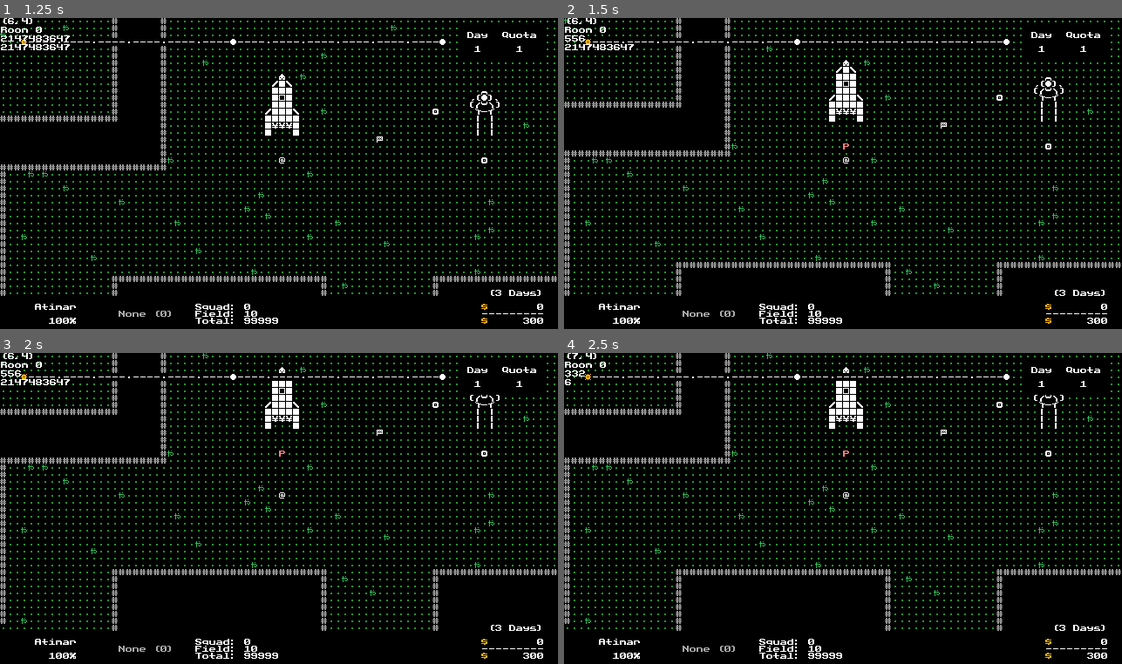
Above: before the commit, frames 1-4 (two rows, left to right).
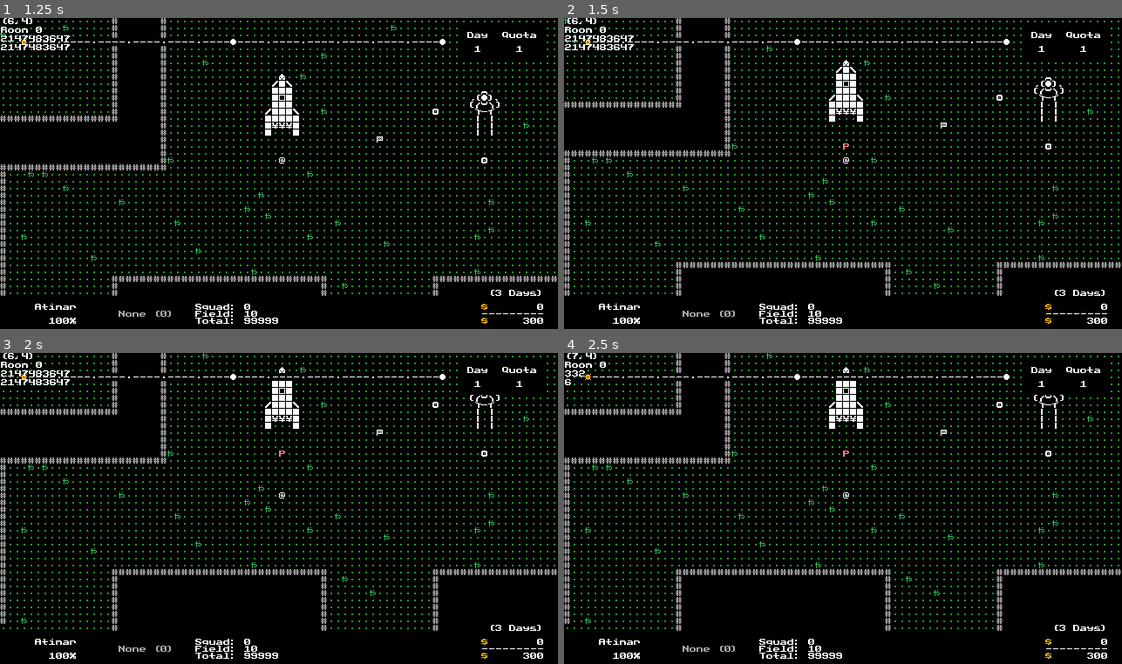
Above: after the commit, the same moments.

Repository: w00tyd00d/Roguemin
Game: Godot game, scene res://prefabs/main.tscn
Two runs of this game, one before a commit and one after it. Both use one fixed random seed, a clock stepped at 60 frames per second and the inputs below.
Inputs (mouse positions are in pixels of both pictures, inside the frame that each line leads up to):
- Up to frame 1 (1.25 s): tap Enter (c_confirm) at 0.5 s; move the mouse to (279, 157) at 0.52 s; hold E (c_cycle_right) from 0.53 s (still down); tap A (c_attack) at 0.6 s; click (279, 157) at 0.67 s
- Up to frame 2 (1.5 s): tap Enter (c_confirm) at 1.25 s; move the mouse to (731, 189) at 1.27 s; release E (c_cycle_right) at 1.28 s; hold Down (c_down) from 1.28 s (still down); tap Z (c_camera) at 1.35 s
- Up to frame 3 (2 s): keep holding Down (c_down)
- Up to frame 4 (2.5 s): move the mouse to (898, 440) at 2.02 s; release Down (c_down) at 2.03 s; hold E (c_cycle_right) from 2.03 s (still down); tap Enter (c_confirm) at 2.1 s

Frame 1 is identical in both runs. In frame 2, 0.1% of the frame differs, in the area x 0-13%, y 5-8%; in frame 3, 0.1%; in frame 4, nothing differs.

Commit message:
Added more failsafes to the navigators async code

Diff:
--- a/scripts/world/factory/world_navigator.gd
+++ b/scripts/world/factory/world_navigator.gd
@@ -16,14 +16,23 @@
 func run(world: World) -> void:
     _wall_tiles = {}
     await generate_salvage_paths(world)
+
+    if not GameState.is_valid_object(world):
+        return
+
     generate_navigation_fields(world)
 
 
 func generate_salvage_paths(world: World) -> void:
     while not world.salvage_path_queue.is_empty():
         var path : Array = world.salvage_path_queue.pop_back()
+
         world.add_to_salvage_path(path[0], path[1])
+
         await GameState.get_tree().process_frame
+
+        if not GameState.is_valid_object(world):
+            return
 
 
 func generate_navigation_fields(world: World) -> void:
@@ -60,6 +69,9 @@
 
         tiles = new_tiles
 
+
+        await GameState.get_tree().process_frame
+
         if not GameState.is_valid_object(world):
             return
 
